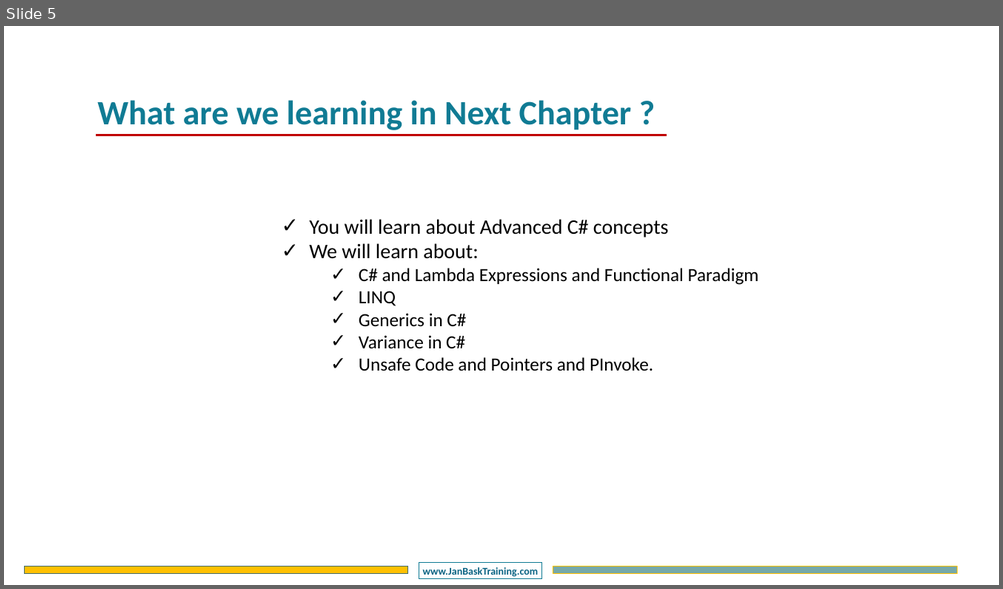
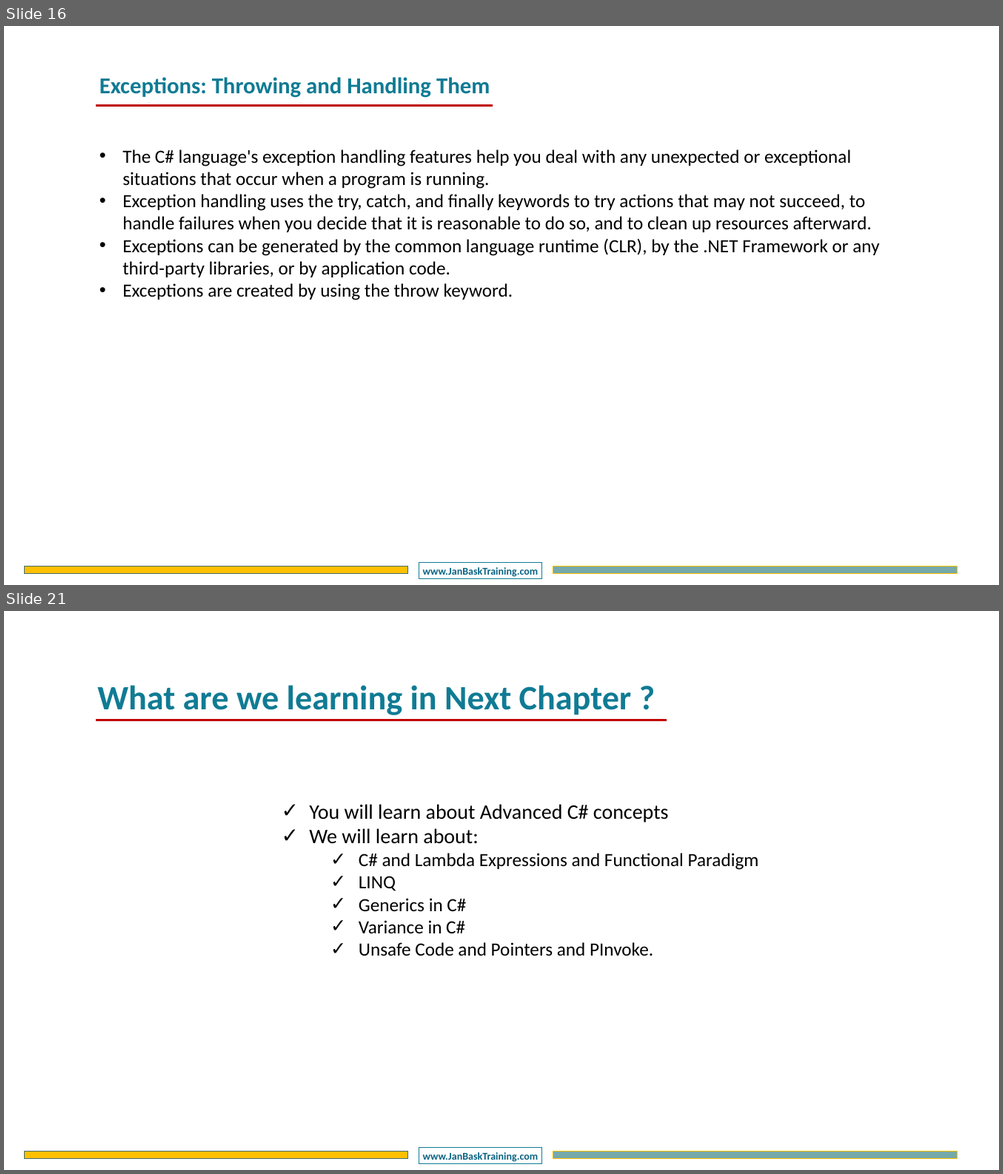
Before and after one commit to DotNetTraining/DotNetEssentials, a slide deck: slides/OOPC/OOPC - Chapter3.pptx. Shown one above the other, each under a label of ours: slide 5 before the commit, slides 16 and 21 after it; the slides between them are not shown. The pictures are 1003x589 and 1003x1174 pixels, drawn with LibreOffice and Linux fonts; fonts in the diff are those of the drawing; background and template pictures are left out. Boxes give left, top, right and bottom in pixels: in the first picture for what was removed or moved away, otherwise in the second. Text is boxed around its words. In the diff, an @@ line names an element or a change of style, - is before the commit and + after.

```diff
--- a/slides/OOPC/OOPC - Chapter3.pptx
+++ b/slides/OOPC/OOPC - Chapter3.pptx
@@ slide 16 added at (4, 26, 999, 585), background #FFFFFF; not listed: 3 template elements that a slide beside it also shows @@
@@ text added at (99, 77, 489, 98), 44 pt, text #107B94, bold @@
+Exceptions: Throwing and Handling Them
@@ line added from (96, 106) to (492, 106), #C00000 4.5 pt @@
@@ text added at (122, 150, 879, 301), 36 pt, text #000000 @@
+• The C# language's exception handling features help you deal with any unexpected or exceptional situations that occur when a program is running.
+• Exception handling uses the try, catch, and finally keywords to try actions that may not succeed, to handle failures when you decide that it is reasonable to do so, and to clean up resources afterward.
+• Exceptions can be generated by the common language runtime (CLR), by the .NET Framework or any third-party libraries, or by application code.
+• Exceptions are created by using the throw keyword.
@@ what was slide 5 is now slide 21 @@
```
Also in this commit, not shown: 1 slide changed, 16 other slides added, 1 slide removed, 14 other files.
